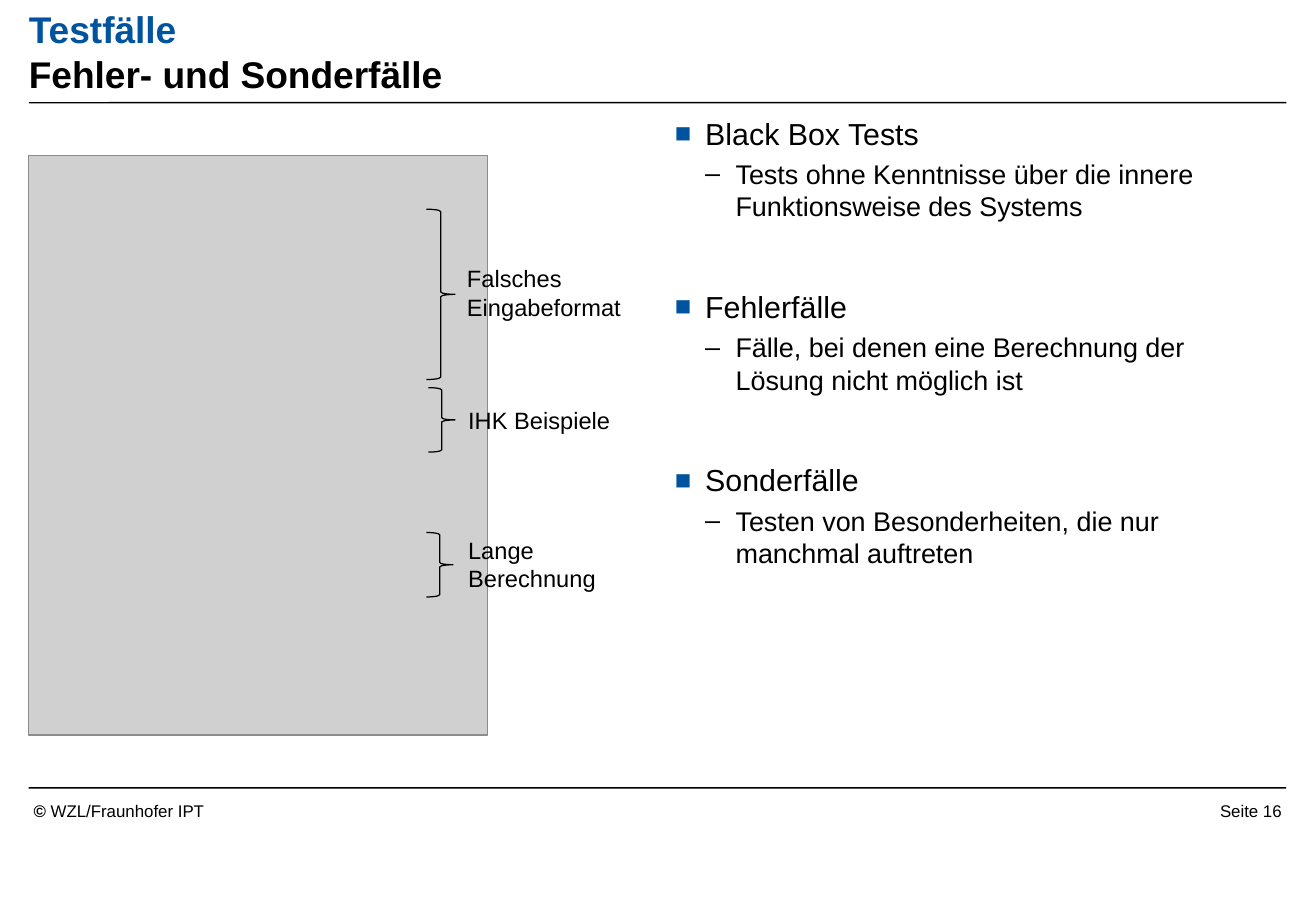
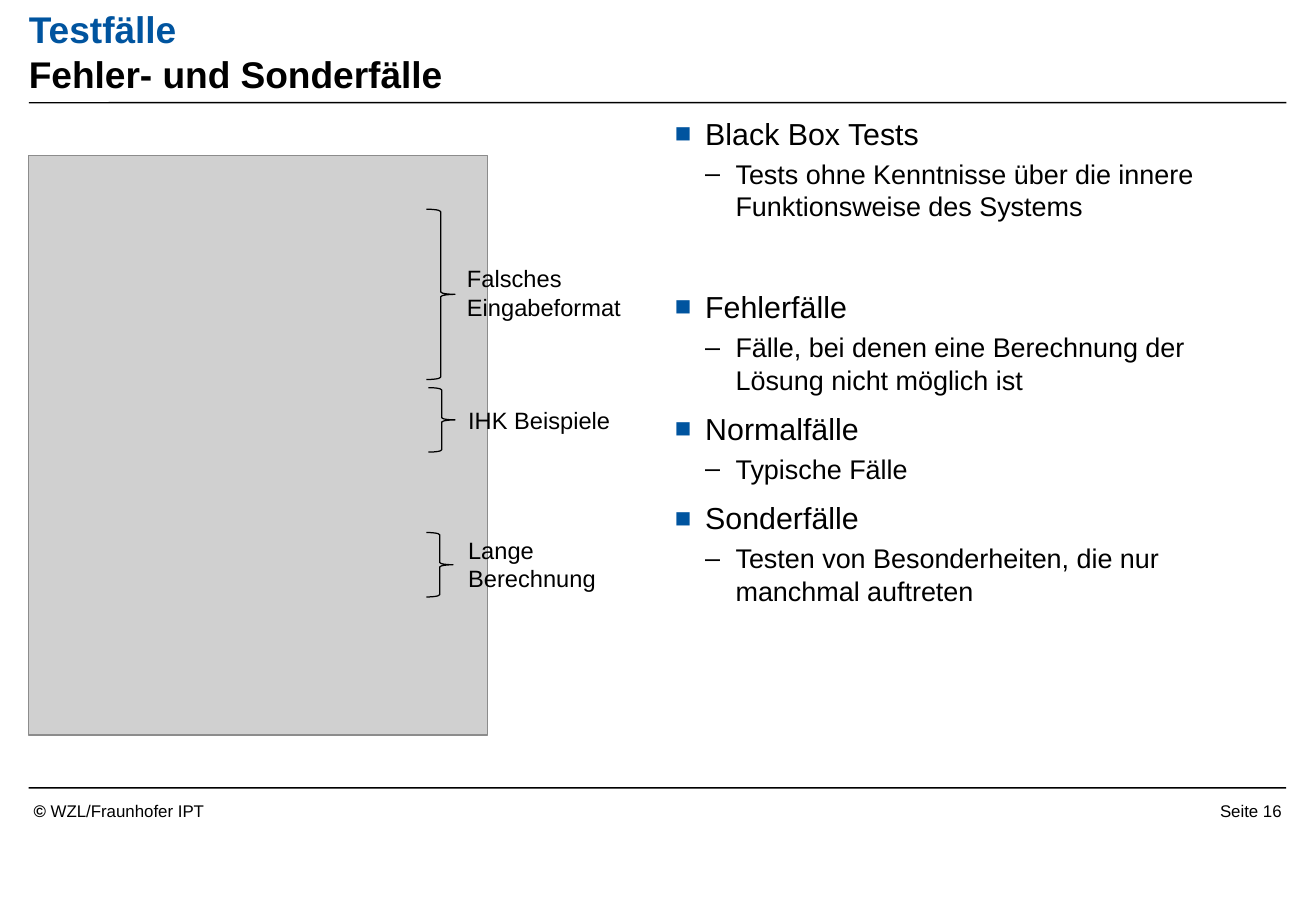
Before and after one commit to Readock/IHK2017, a slide deck: slide 16 of Vortrag/Vortrag Überarbeitet.pptx. Drawn at 1316x911 pixels with LibreOffice and Linux fonts; fonts in the diff are those of the drawing; grey boxes stand for pictures; background and template pictures are left out. Boxes give left, top, right and bottom in pixels: in the first picture for what was removed or moved away, otherwise in the second. Text is boxed around its words. In the diff, an @@ line names an element or a change of style, - is before the commit and + after.

```diff
--- a/Vortrag/Vortrag Überarbeitet.pptx
+++ b/Vortrag/Vortrag Überarbeitet.pptx
@@ text at bbox=[705, 418, 907, 484]: paragraphs added @@
+■ Normalfälle
+  – Typische Fälle
```
Also in this commit, not shown: 1 other slide changed.
